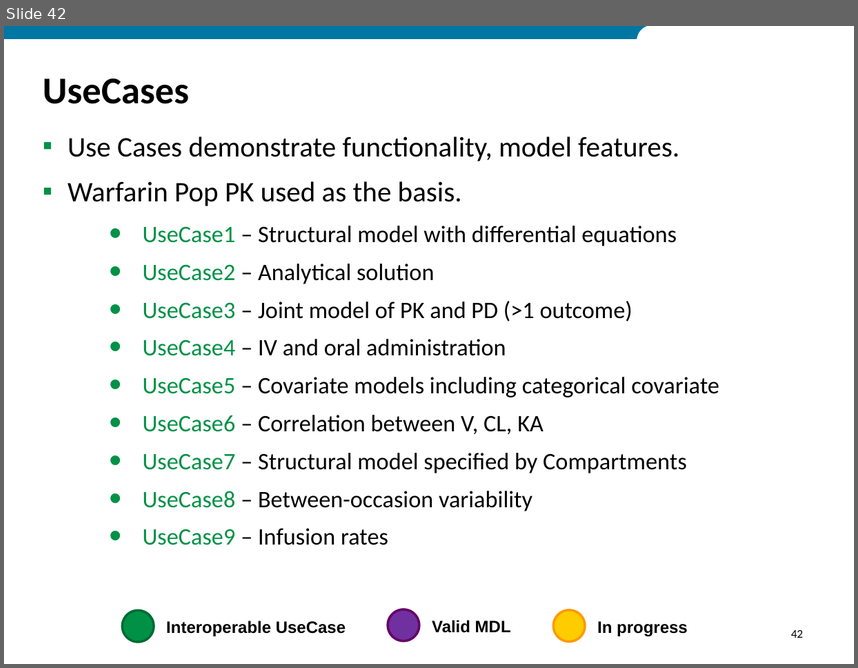
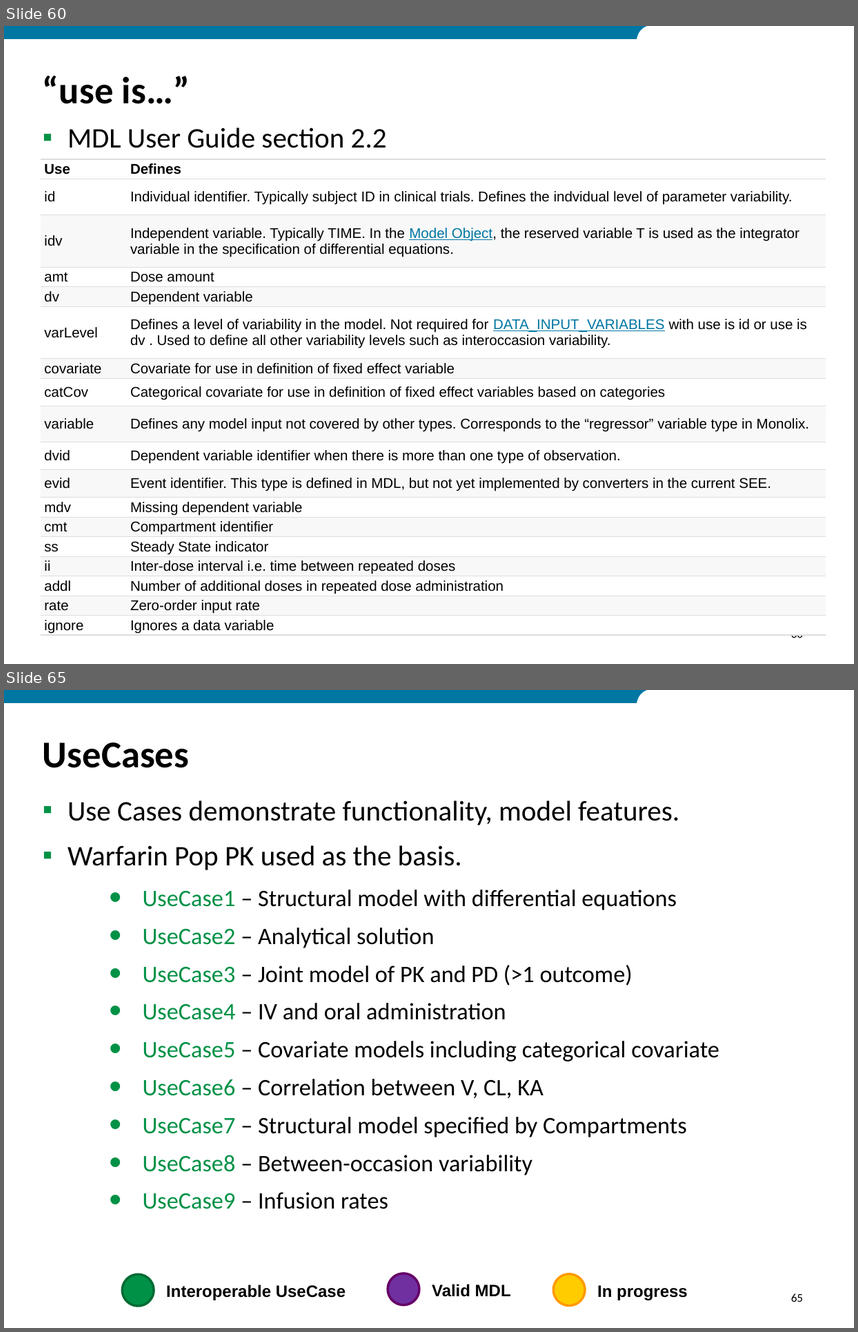
Before and after one commit to ModelDefinitionLanguage/MDLExamples, a slide deck: MDL_Tutorial_2018.pptx. Shown one above the other, each under a label of ours: slide 42 before the commit, slides 60 and 65 after it; the slides between them are not shown. The pictures are 858x668 and 858x1332 pixels, drawn with LibreOffice and Linux fonts; fonts in the diff are those of the drawing; background and template pictures are left out. Boxes give left, top, right and bottom in pixels: in the first picture for what was removed or moved away, otherwise in the second. Text is boxed around its words. In the diff, an @@ line names an element or a change of style, - is before the commit and + after.

```diff
--- a/MDL_Tutorial_2018.pptx
+++ b/MDL_Tutorial_2018.pptx
@@ slide 60 added at (4, 26, 854, 664), background #FFFFFF; not listed: 2 template elements that a slide beside it also shows @@
@@ title added at (43, 75, 190, 104), 32 pt, text #000000, bold @@
+“use is…”
@@ text added at (67, 127, 387, 148), 24 pt, text #000000 @@
+▪ MDL User Guide section 2.2
@@ table added at (41, 159, 826, 648), 18 rows, 2 columns @@
+Use | Defines
+id | Individual identifier. Typically subject ID in clinical trials. Defines the indvidual level of parameter variability.
+idv | Independent variable. Typically TIME. In the Model Object, the reserved variable T is used as the integrator variable in the specification of differential equations.
+amt | Dose amount
+dv | Dependent variable
+varLevel | Defines a level of variability in the model. Not required for DATA_INPUT_VARIABLES with use is id or use is dv . Used to define all other variability levels such as interoccasion variability.
+covariate | Covariate for use in definition of fixed effect variable
+catCov | Categorical covariate for use in definition of fixed effect variables based on categories
+variable | Defines any model input not covered by other types. Corresponds to the “regressor” variable type in Monolix.
+dvid | Dependent variable identifier when there is more than one type of observation.
+evid | Event identifier. This type is defined in MDL, but not yet implemented by converters in the current SEE.
+mdv | Missing dependent variable
+cmt | Compartment identifier
+ss | Steady State indicator
+ii | Inter-dose interval i.e. time between repeated doses
+addl | Number of additional doses in repeated dose administration
+rate | Zero-order input rate
+ignore | Ignores a data variable
@@ page number added at (791, 635, 803, 637), 10 pt, text #000000 @@
+60
@@ what was slide 42 is now slide 65 @@
@@ page number at (791, 1293, 803, 1301): text changed @@
-42
+65
```
Also in this commit, not shown: 8 slides changed, 28 other slides added, 5 slides removed, 1 other file.
